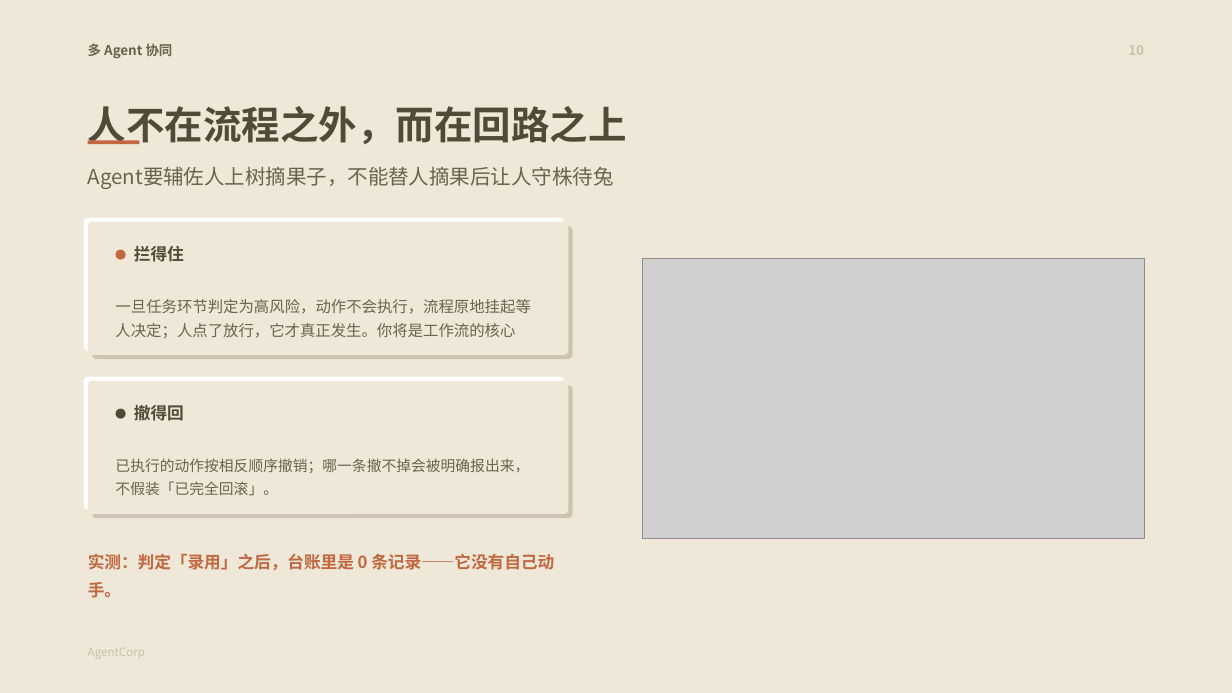
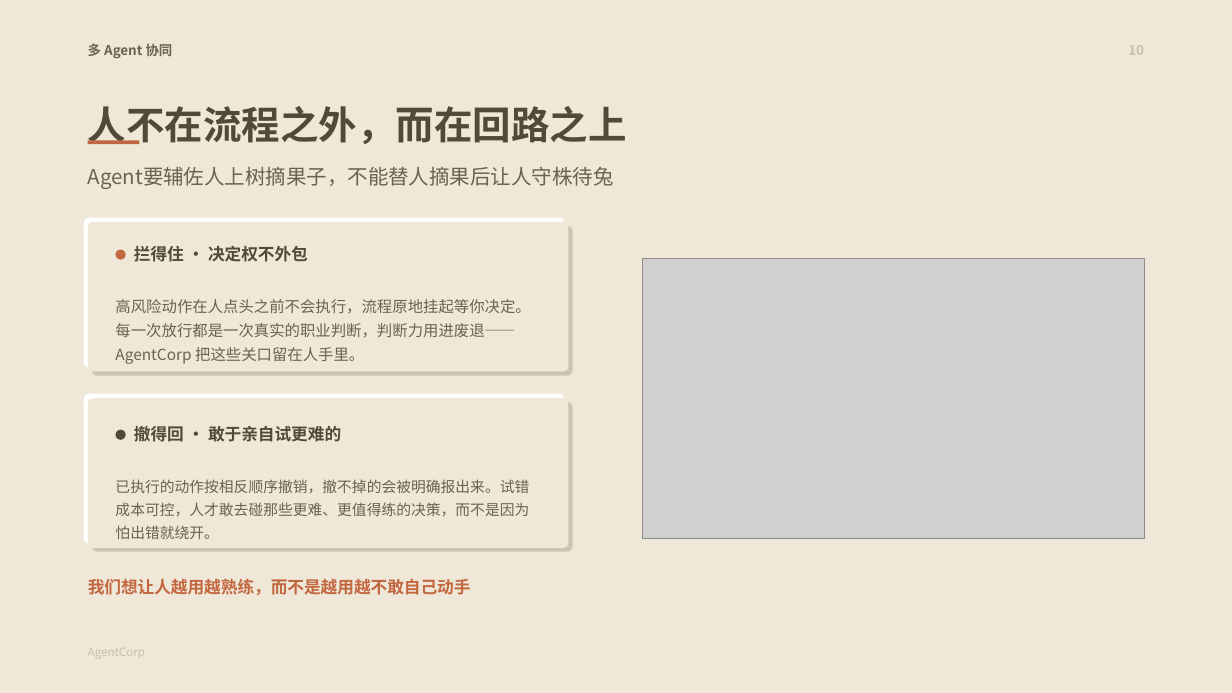
Before and after one commit to 1692775560/AgentCorp, a slide deck: slide 14 of 方案PPT/AgentCorp-方案.pptx. Drawn at 1232x693 pixels with LibreOffice and Linux fonts; fonts in the diff are those of the drawing; grey boxes stand for pictures. Boxes give left, top, right and bottom in pixels: in the first picture for what was removed or moved away, otherwise in the second. Text is boxed around its words. In the diff, an @@ line names an element or a change of style, - is before the commit and + after.

Commit message:
chore: 方案 PPT 修订——封面插图改为人机协同闭环，排兵布阵页改用西洋棋子，人在回路页重心转向人的职业能力保全

```diff
--- a/方案PPT/AgentCorp-方案.pptx
+++ b/方案PPT/AgentCorp-方案.pptx
@@ rounded rectangle: place and size @@
-rounded rectangle at (84,217,565,350)
+rounded rectangle at (84,217,565,367)
@@ rounded rectangle: place and size @@
-rounded rectangle at (88,222,568,355)
+rounded rectangle at (88,222,568,372)
@@ rounded rectangle: place and size @@
-rounded rectangle at (91,226,572,359)
+rounded rectangle at (91,226,572,375)
@@ text at (134,246,308,262): text changed @@
-拦得住
+拦得住 · 决定权不外包
@@ text at (115,299,530,364): text changed @@
-一旦任务环节判定为高风险，动作不会执行，流程原地挂起等人决定；人点了放行，它才真正发生。你将是工作流的核心
+高风险动作在人点头之前不会执行，流程原地挂起等你决定。每一次放行都是一次真实的职业判断，判断力用进废退——AgentCorp 把这些关口留在人手里。
@@ rounded rectangle: place and size @@
-rounded rectangle at (84,377,565,510)
+rounded rectangle at (84,394,565,543)
@@ rounded rectangle: place and size @@
-rounded rectangle at (88,381,568,514)
+rounded rectangle at (88,398,568,548)
@@ rounded rectangle: place and size @@
-rounded rectangle at (91,385,572,518)
+rounded rectangle at (91,402,572,552)
@@ ellipse: place and size @@
-ellipse at (116,409,126,419)
+ellipse at (116,430,126,440)
@@ text at (134,426,341,442): text changed @@
-撤得回
+撤得回 · 敢于亲自试更难的
@@ text at (115,479,529,539): text changed @@
-已执行的动作按相反顺序撤销；哪一条撤不掉会被明确报出来，不假装「已完全回滚」。
+已执行的动作按相反顺序撤销，撤不掉的会被明确报出来。试错成本可控，人才敢去碰那些更难、更值得练的决策，而不是因为怕出错就绕开。
@@ text at (88,578,471,595): text changed @@
-实测：判定「录用」之后，台账里是 0 条记录——它没有自己动手。
+我们想让人越用越熟练，而不是越用越不敢自己动手
```
Also in this commit, not shown: 2 other slides changed, 1 other file.
